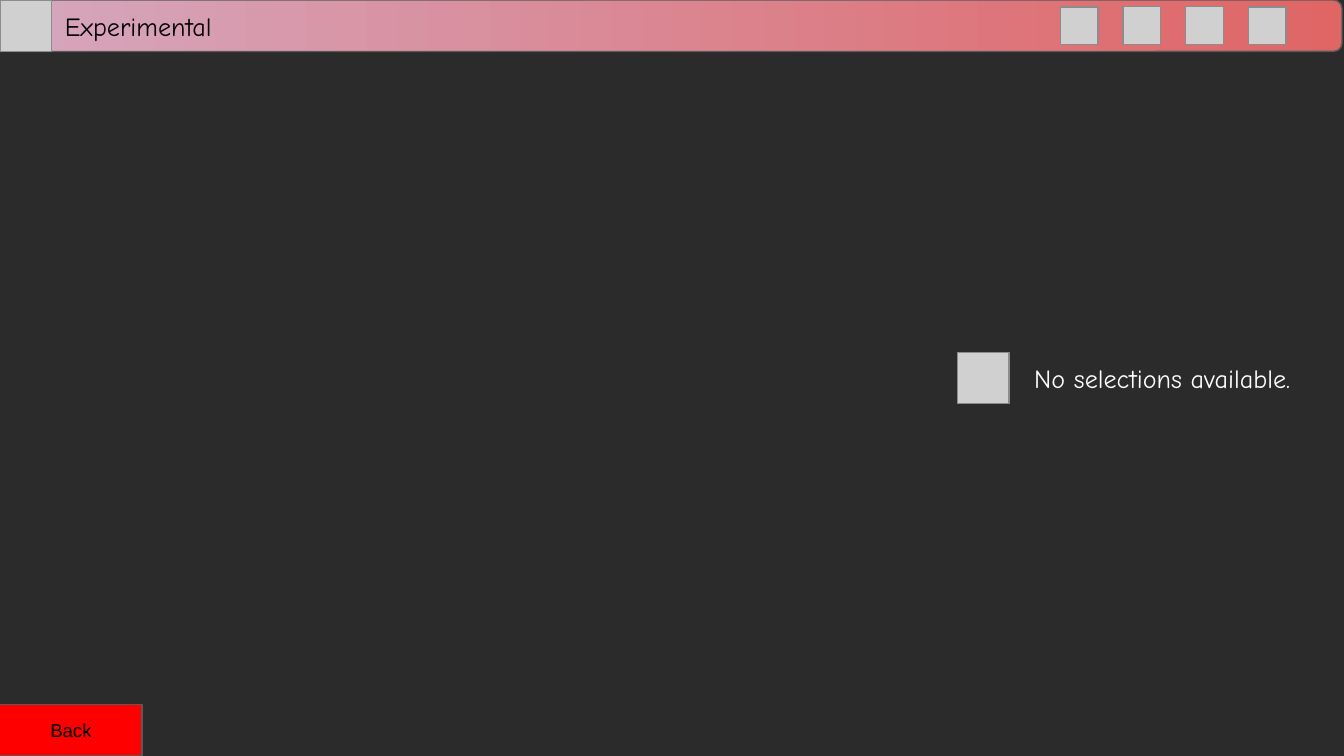
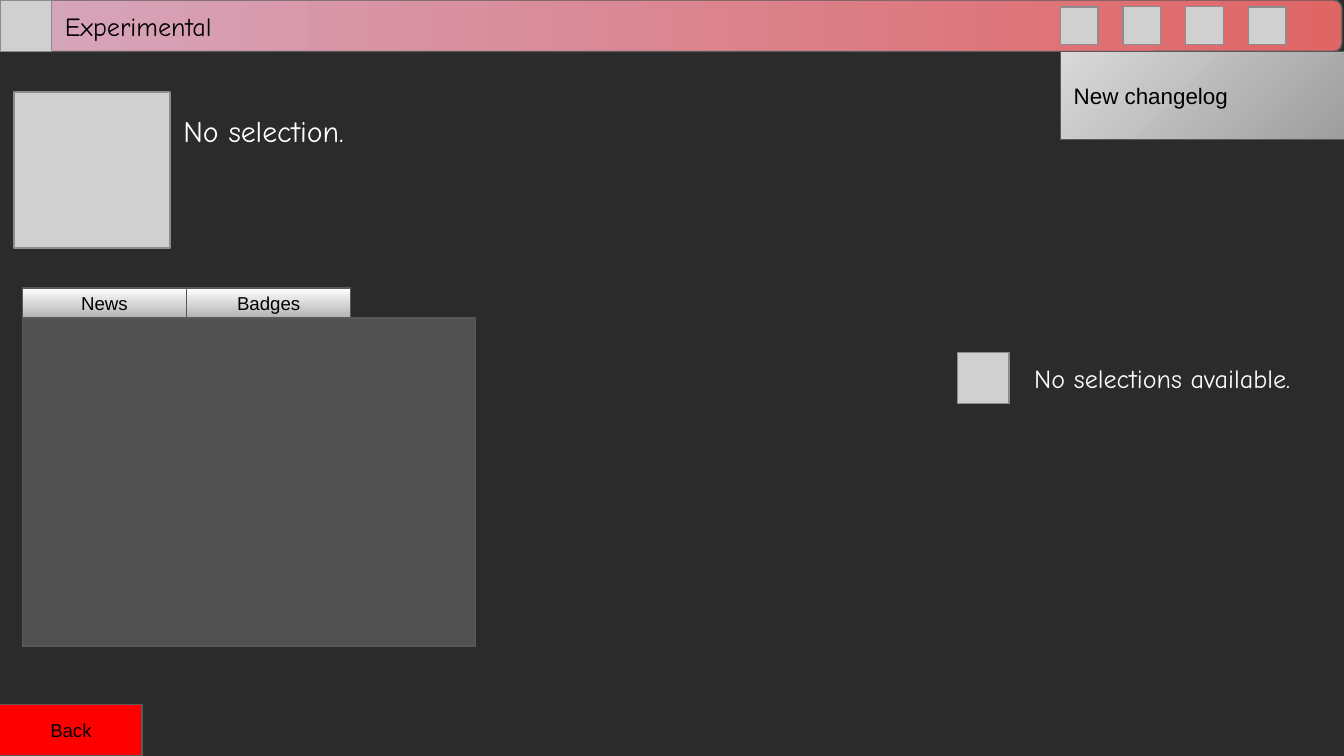
Before and after one commit to RitPigDev/poagy.gs-plus, a slide deck: slide 10 of poagy.gs+.pptx (slide 8 before the commit). Drawn at 1344x756 pixels with LibreOffice and Linux fonts; fonts in the diff are those of the drawing; grey boxes stand for pictures; background and template pictures are left out; a plain dark background stands for a picture behind light text. Boxes give left, top, right and bottom in pixels: in the first picture for what was removed or moved away, otherwise in the second. Text is boxed around its words. In the diff, an @@ line names an element or a change of style, - is before the commit and + after.

```diff
--- a/poagy.gs+.pptx
+++ b/poagy.gs+.pptx
@@ rectangle added at (x1=1060, y1=51, x2=1344, y2=138), fill gradient #D9D9D9 to #737373, outline #595959 0.75 pt, 12 pt, text #000000 @@
+New changelog
@@ picture added at (x1=13, y1=91, x2=169, y2=247) @@
@@ text added at (x1=183, y1=121, x2=344, y2=142), 16 pt, text #FFFFFF @@
+No selection.
@@ rectangle added at (x1=23, y1=288, x2=187, y2=317), fill gradient #FFFFFF to #B3B3B3, outline #595959 0.75 pt, 10 pt, text #000000 @@
+News
@@ rectangle added at (x1=187, y1=288, x2=351, y2=317), fill gradient #FFFFFF to #B3B3B3, outline #595959 0.75 pt, 10 pt, text #000000 @@
+Badges
@@ rectangle added at (x1=23, y1=319, x2=476, y2=646), fill #666666 at 65% opacity, outline #595959 0.75 pt @@
```
Also in this commit, not shown: 10 other slides changed, 4 slides added, 1 slide removed.
